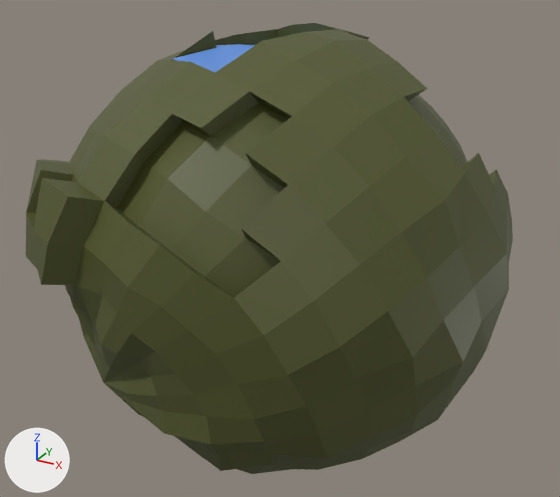
Before and after pictures for a commit that changed the FBX model Assets/Models/Exported/planet_01.fbx.
Rendered twice from a 50 mm camera at (1.57, -2.9, 1.43) aimed at (0.0, -0.05, 0.01). Every picture has the same lights, and +X, +Y and +Z are marked at lower left. Where no turn or scale is listed for an object, it has been applied to the vertices. Vertices at the same position are counted once.

The older version as bpy lines, for what is in view:
```python
mat_material_001 = principled_material('Material.001')
mat_material_001.base_color = (0.0846, 0.0946, 0.0223)  # dark yellow #525729
me_cube_001 = bpy.data.meshes.new('Cube.001')
me_cube_001.from_pydata(...)  # 48 vertices, 28 faces; spans x -0.199..0.453, y -0.411..0.45, z -0.096..0.078
me_cube_001.materials.append(mat_material_002)  # blue #6195e7
me_sphere_001 = bpy.data.meshes.new('Sphere.001')
me_sphere_001.from_pydata(...)  # 576 vertices, 606 faces; spans x -0.99..1.03, y -1.1..1.04, z -1.02..0.98
me_sphere_001.materials.append(mat_material_001)  # dark yellow #525729
ob_cube = bpy.data.objects.new('Cube', me_cube_001)
ob_cube.location = (-0.231, -0.056, 0.808)
ob_sphere = bpy.data.objects.new('Sphere', me_sphere_001)
ob_sphere.location = (0.0, 0.0, 0.0)
```
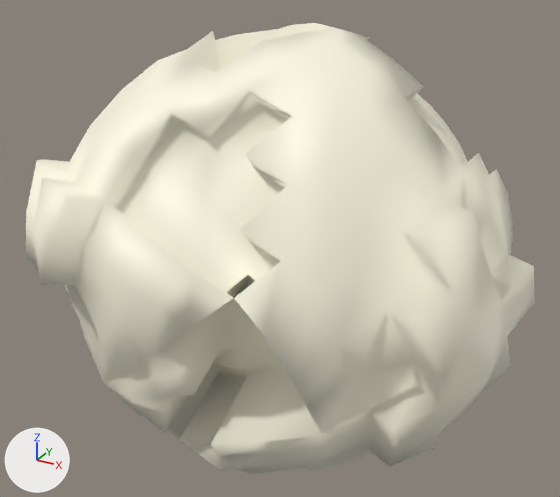
Commit message: Planet. PP

Patch to the scene script:
```diff
--- a/Assets/Models/Exported/planet_01.fbx.py
+++ b/Assets/Models/Exported/planet_01.fbx.py
@@ mat_material_001 @@
 mat_material_001 = principled_material('Material.001')
-mat_material_001.base_color = (0.0846, 0.0946, 0.0223)  # dark yellow #525729
+mat_material_001.base_color = (1.0, 0.962, 0.779)  # white #fffbe4
@@ me_sphere_001 @@
 # used by ob_sphere; location = (0.0, 0.0, 0.0)
-me_sphere_001.from_pydata(...)  # 576 vertices, 606 faces; spans x -0.99..1.03, y -1.1..1.04, z -1.02..0.98
+me_sphere_001.from_pydata(...)  # 617 vertices, 649 faces; spans x -0.99..1.14, y -1.1..1.04, z -1.02..0.98
+# me_sphere_001 part 1
+# 7 vertices are removed from x 0.0..0.96, y -0.97..-0.38, z -0.48..0.06
+# 26 faces are deleted
+# 21 vertices are added at x -0.28..1.1, y -0.72..-0.16, z -0.38..0.25
+# 19 new vertices lie (-0.03, 0.34, 0.12) away from vertices in x -0.23..0.57, y -1.02..-0.75, z -0.62..0.24
+# 9 new vertices lie (0.11, -0.05, -0.01) away from vertices in x 0.65..1.03, y -0.59..-0.02, z -0.57..0.49
+# 68 new faces join them
+# me_sphere_001 part 2
+# 2 vertices are removed from x 0.14..0.2, y 0.06..0.14, z 0.81..0.92
+# 6 faces are deleted
+# 3 vertices move from x 0.33..0.61, y 0.03..0.09, z 0.78..0.94 to x 0.33..0.61, y -0.01..0.05, z 0.8..0.95
+# 1 vertex is added at (0.2, 0.14, 0.89)
+# 7 new faces join them
+# me_sphere_001 part 3: the surface is now shaded smooth
 me_sphere_001.materials.append(mat_material_001)
@@ ob_cube @@
-ob_cube = bpy.data.objects.new('Cube', me_cube_001)
-ob_cube.location = (-0.231, -0.056, 0.808)
```

Pixel boxes (x1, y1, x2, y2) of what changed, in the pictures (560 x 497 px; the box of a moved part takes in the faces that stretch with it):
'Sphere', recoloured, reshaped (yellow to white): before (26, 23, 513, 474); after (26, 23, 535, 474)
'Cube', deleted: before (173, 44, 255, 72)
part 1 of me_sphere_001, built on: before (136, 200, 509, 471); after (156, 200, 535, 471)
part 2 of me_sphere_001, moved or reshaped: before (306, 23, 428, 101); after (306, 23, 424, 101)
